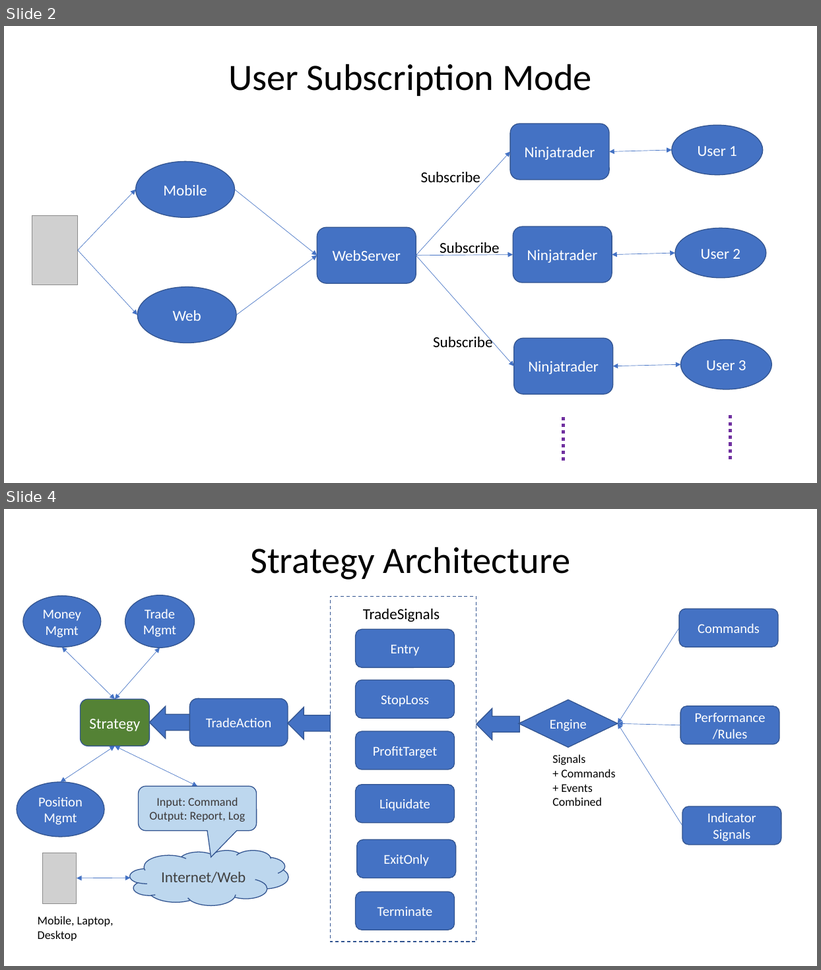
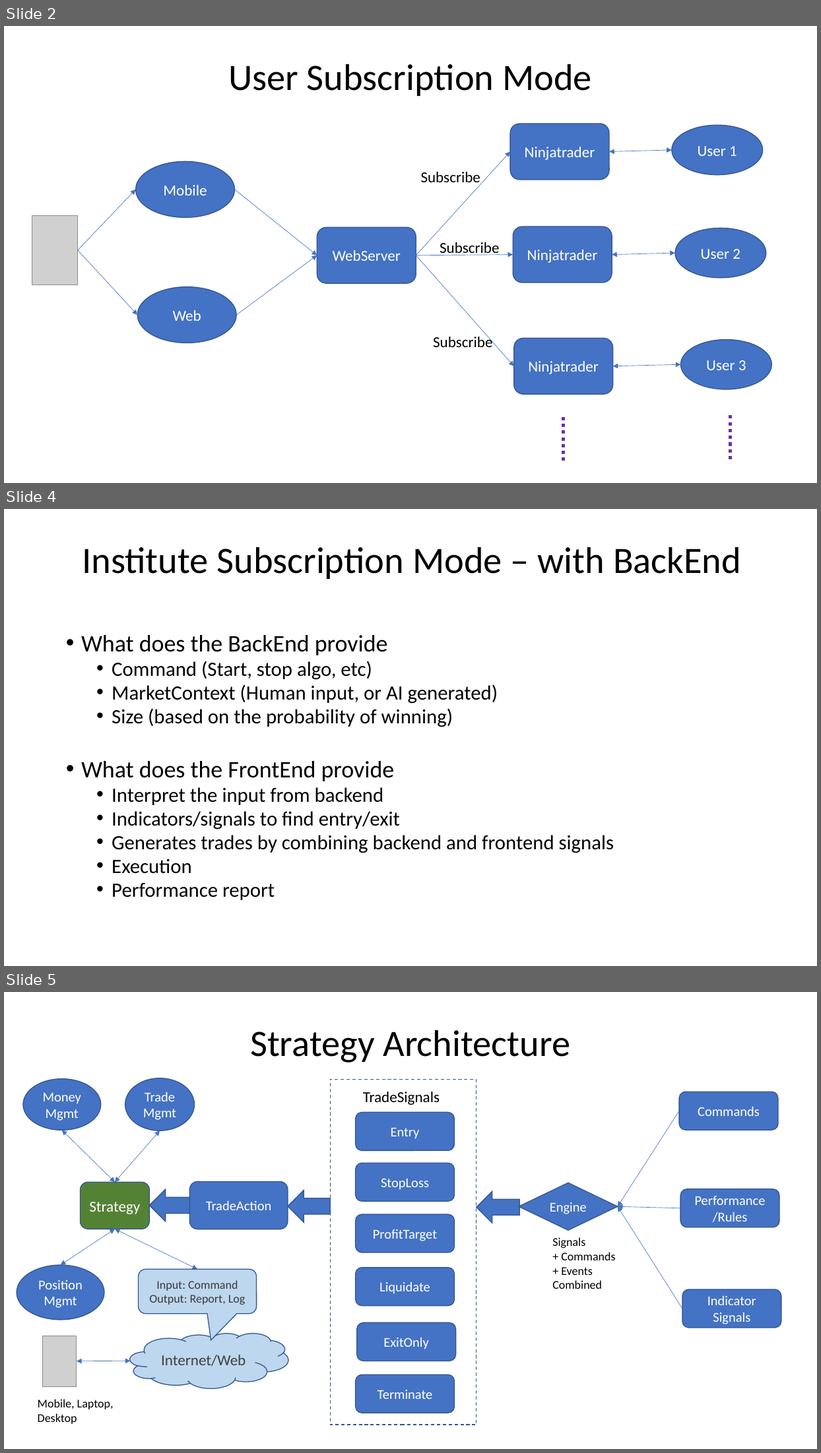
Before and after one commit to gerryzhou/targetrichtrades, a slide deck: NT8/Ninjatrader-web.pptx. Shown one above the other, each under a label of ours: slides 2 and 4 before the commit, slides 2, 4 and 5 after it; the slides between them are not shown. The pictures are 821x970 and 821x1453 pixels, drawn with LibreOffice and Linux fonts; fonts in the diff are those of the drawing; grey boxes stand for pictures. Boxes give left, top, right and bottom in pixels: in the first picture for what was removed or moved away, otherwise in the second. Text is boxed around its words. In the diff, an @@ line names an element or a change of style, - is before the commit and + after.

```diff
--- a/NT8/Ninjatrader-web.pptx
+++ b/NT8/Ninjatrader-web.pptx
@@ slide 4 added at [4,509,817,966], background #FFFFFF @@
@@ title added at [82,547,741,579], 44 pt, text #000000 @@
+Institute Subscription Mode – with BackEnd
@@ text added at [81,635,614,900], 24 pt, text #000000 @@
+• What does the BackEnd provide
+  • Command (Start, stop algo, etc)
+  • MarketContext (Human input, or AI generated)
+  • Size (based on the probability of winning)
+• What does the FrontEnd provide
+  • Interpret the input from backend
+  • Indicators/signals to find entry/exit
+  • Generates trades by combining backend and frontend signals
+  • Execution
+  • Performance report
@@ what was slide 4 is now slide 5 @@
```
Also in this commit, not shown: 1 slide changed, 1 other file.
